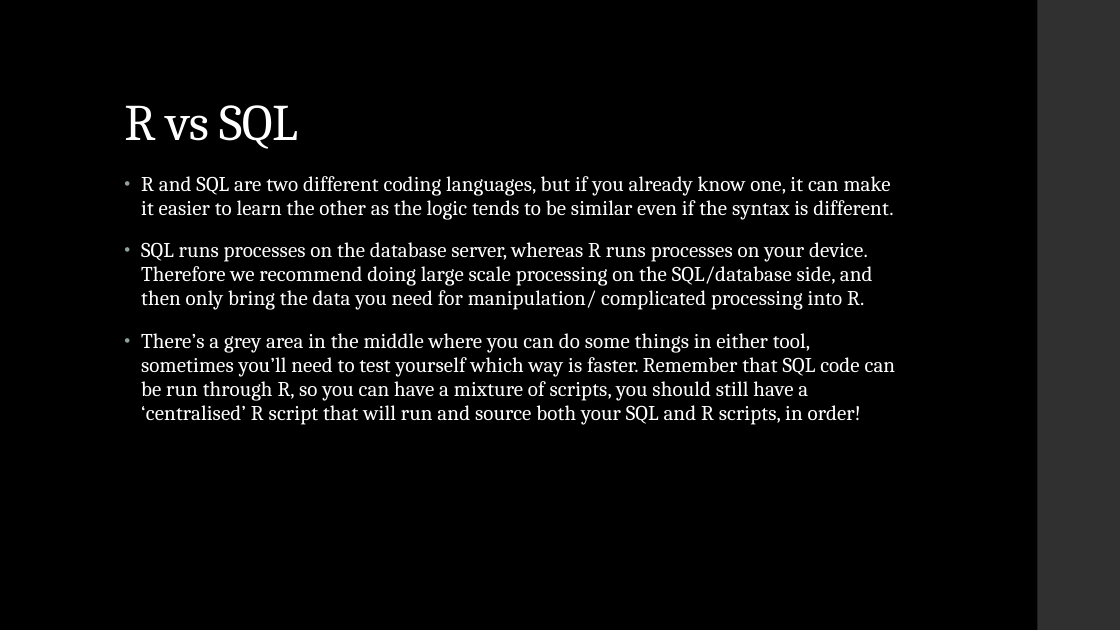
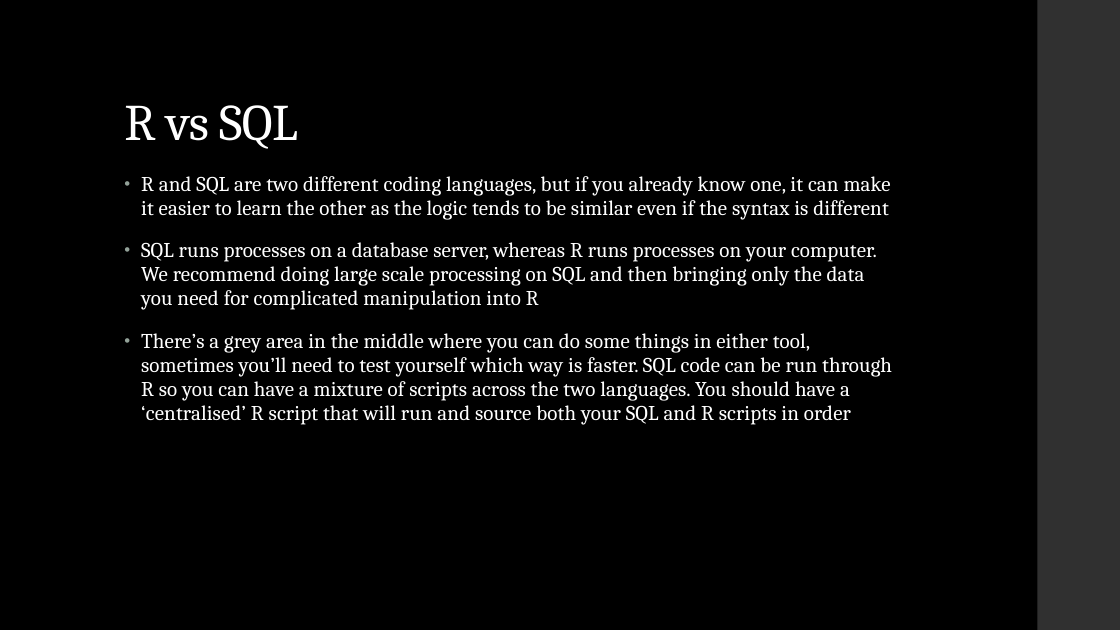
Before and after one commit to dfe-analytical-services/techskills_workshops, a slide deck: slide 6 of slides/workshopslides_RforRAP.pptx (slide 5 before the commit). Drawn at 1120x630 pixels with LibreOffice and Linux fonts; fonts in the diff are those of the drawing. Boxes give left, top, right and bottom in pixels: in the first picture for what was removed or moved away, otherwise in the second. Text is boxed around its words. In the diff, an @@ line names an element or a change of style, - is before the commit and + after.

```diff
--- a/slides/workshopslides_RforRAP.pptx
+++ b/slides/workshopslides_RforRAP.pptx
@@ text at [141, 176, 892, 425]: text changed @@
-• R and SQL are two different coding languages, but if you already know one, it can make it easier to learn the other as the logic tends to be similar even if the syntax is different.
-• SQL runs processes on the database server, whereas R runs processes on your device. Therefore we recommend doing large scale processing on the SQL/database side, and then only bring the data you need for manipulation/ complicated processing into R.
-• There’s a grey area in the middle where you can do some things in either tool, sometimes you’ll need to test yourself which way is faster. Remember that SQL code can be run through R, so you can have a mixture of scripts, you should still have a ‘centralised’ R script that will run and source both your SQL and R scripts, in order!
+• R and SQL are two different coding languages, but if you already know one, it can make it easier to learn the other as the logic tends to be similar even if the syntax is different
+• SQL runs processes on a database server, whereas R runs processes on your computer. We recommend doing large scale processing on SQL and then bringing only the data you need for complicated manipulation into R
+• There’s a grey area in the middle where you can do some things in either tool, sometimes you’ll need to test yourself which way is faster. SQL code can be run through R so you can have a mixture of scripts across the two languages. You should have a ‘centralised’ R script that will run and source both your SQL and R scripts in order
```
Also in this commit, not shown: 8 other slides changed, 2 slides added, 1 slide removed, 1 other file.
